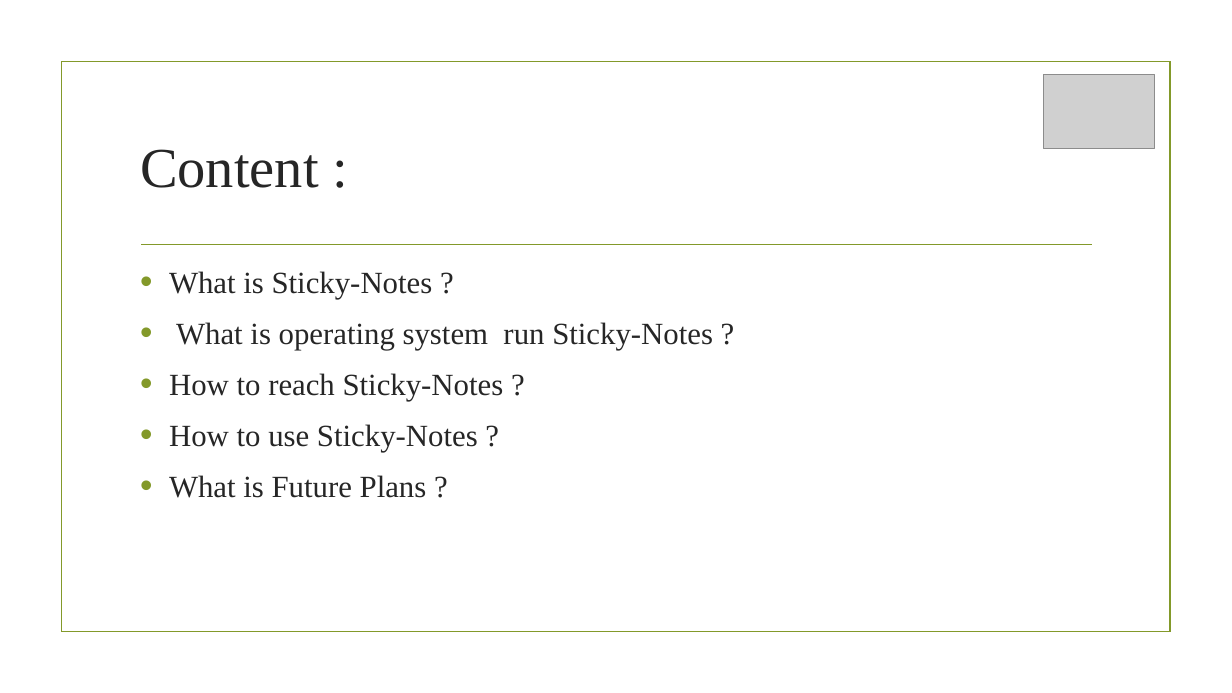
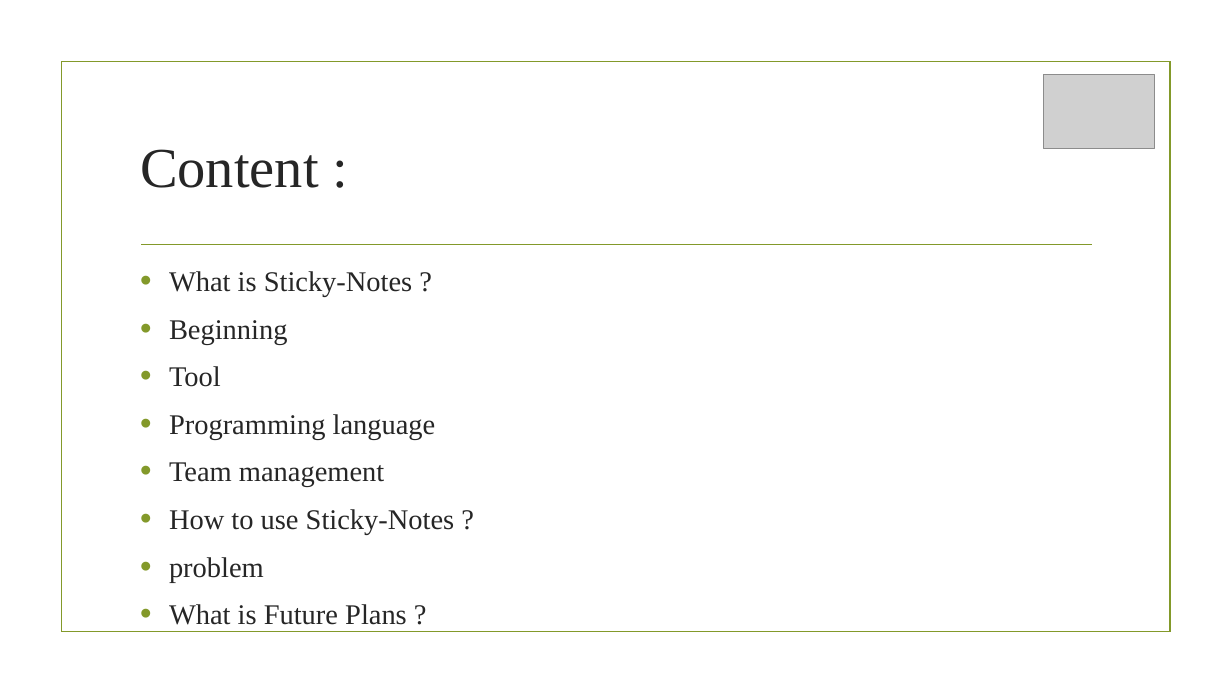
Before and after one commit to ibrahim123abusamrah/show, a slide deck: slide 2 of Sticky-Notes_B.pptx. Drawn at 1232x693 pixels with LibreOffice and Linux fonts; fonts in the diff are those of the drawing; grey boxes stand for pictures; background and template pictures are left out. Boxes give left, top, right and bottom in pixels: in the first picture for what was removed or moved away, otherwise in the second. Text is boxed around its words. In the diff, an @@ line names an element or a change of style, - is before the commit and + after.

```diff
--- a/Sticky-Notes_B.pptx
+++ b/Sticky-Notes_B.pptx
@@ text at [169,271,455,625]: size 24 to 22.2 pt in "What is Sticky-Notes ?", "How to use Sticky-Notes ?", "What is Future Plans ?" @@
@@ text at [169,320,436,487]: text changed; size 24 to 22.2 pt @@
-• What is operating system run Sticky-Notes ?
-• How to reach Sticky-Notes ?
+• Beginning
+• Tool
+• Programming language
+• Team management
@@ text at [169,557,264,583]: paragraph added @@
+• problem
```
Also in this commit, not shown: 1 other slide changed, 5 slides added, 4 slides removed.
